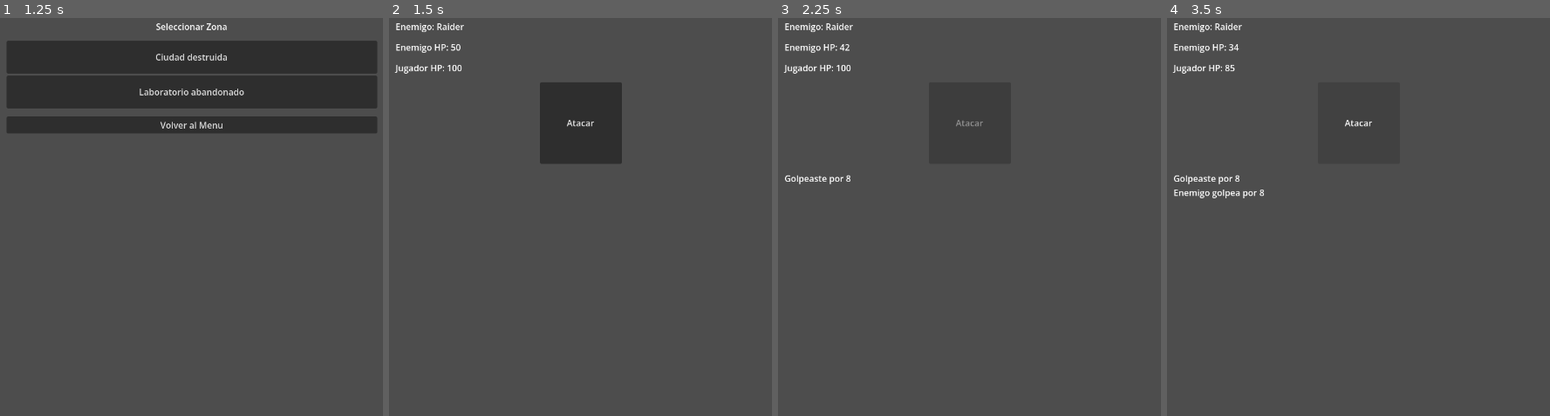
Above: before the commit, frames 1-4 (left to right).
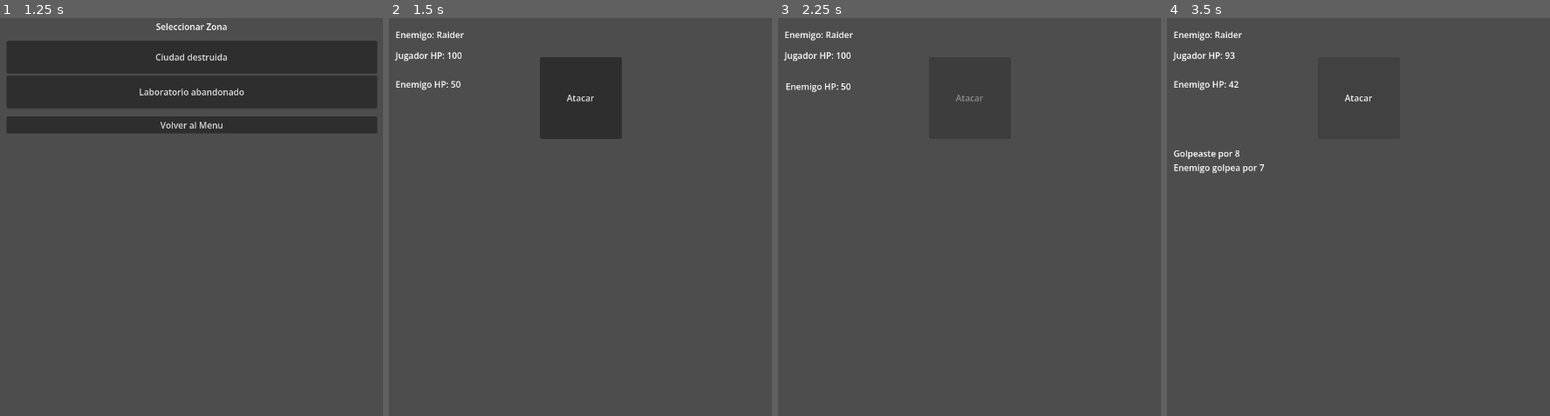
Above: after the commit, the same moments.

Repository: MirandaFrancoCBA/apocalypsheep
Game: Godot game, scene res://scenes/main_menu.tscn
Two runs of this game, one before a commit and one after it. Both use one fixed random seed, a clock stepped at 60 frames per second and the inputs below.
Inputs (mouse positions are in pixels of both pictures, inside the frame that each line leads up to):
- Up to frame 1 (1.25 s): click "JUGAR" at 0.5 s
- Up to frame 2 (1.5 s): click "Ciudad destruida" at 1.25 s
- Up to frame 3 (2.25 s): click "Atacar" at 2 s
- Up to frame 4 (3.5 s): click (1358, 121) at 2.75 s, where only the run before the commit has a clickable "Atacar"

Frame 1 is identical in both runs. In frame 2, 3.8% of the frame differs, in the area x 1-61%, y 1-37%; in frame 3, 1.2%; in frame 4, 1.8%.

Commit message:
Feat: hp colors

Diff:
--- a/scenes/combat_screen.tscn
+++ b/scenes/combat_screen.tscn
@@ -27,14 +27,26 @@
 layout_mode = 2
 theme_override_constants/separation = 15
 
+[node name="PlayerContainer" type="Control" parent="MarginContainer/VBoxContainer" unique_id=1197238035]
+layout_mode = 2
+
+[node name="LabelPlayerHP" type="Label" parent="MarginContainer/VBoxContainer/PlayerContainer" unique_id=1411385085]
+layout_mode = 0
+offset_top = 53.0
+offset_right = 680.0
+offset_bottom = 76.0
+
 [node name="LabelEnemy" type="Label" parent="MarginContainer/VBoxContainer" unique_id=2073394795]
 layout_mode = 2
 
-[node name="LabelEnemyHP" type="Label" parent="MarginContainer/VBoxContainer" unique_id=1800026567]
+[node name="EnemyContainer" type="Control" parent="MarginContainer/VBoxContainer" unique_id=1831012932]
 layout_mode = 2
 
-[node name="LabelPlayerHP" type="Label" parent="MarginContainer/VBoxContainer" unique_id=1411385085]
-layout_mode = 2
+[node name="LabelEnemyHP" type="Label" parent="MarginContainer/VBoxContainer/EnemyContainer" unique_id=1800026567]
+layout_mode = 0
+offset_top = 53.0
+offset_right = 680.0
+offset_bottom = 76.0
 
 [node name="ButtonAttack" type="Button" parent="MarginContainer/VBoxContainer" unique_id=1997688783]
 custom_minimum_size = Vector2(150, 150)
--- a/scripts/ui/combat_screen.gd
+++ b/scripts/ui/combat_screen.gd
@@ -2,10 +2,12 @@
 extends Control
 
 @onready var label_enemy      = $MarginContainer/VBoxContainer/LabelEnemy
-@onready var label_enemy_hp   = $MarginContainer/VBoxContainer/LabelEnemyHP
-@onready var label_player_hp  = $MarginContainer/VBoxContainer/LabelPlayerHP
+@onready var label_enemy_hp   = $MarginContainer/VBoxContainer/EnemyContainer/LabelEnemyHP
+@onready var label_player_hp  = $MarginContainer/VBoxContainer/PlayerContainer/LabelPlayerHP
 @onready var button_attack    = $MarginContainer/VBoxContainer/ButtonAttack
 @onready var label_result     = $MarginContainer/VBoxContainer/LabelResult
+@onready var player_container = $MarginContainer/VBoxContainer/PlayerContainer
+@onready var enemy_container  = $MarginContainer/VBoxContainer/EnemyContainer
 
 var player
 var enemy
@@ -52,6 +54,12 @@
 	# 🗡️ jugador ataca
 	var result = combat_system.player_attack(player, enemy)
 
+	await _flash(enemy_container, Color.RED)
+	await _shake(enemy_container)
+
+	if result["is_crit"]:
+		await _flash(enemy_container, Color.YELLOW)
+
 	var text = "Golpeaste por " + str(result["damage"])
 
 	if result["is_crit"]:
@@ -69,6 +77,12 @@
 
 	# 👾 enemigo ataca
 	result = combat_system.enemy_attack(player, enemy)
+
+	await _flash(player_container, Color.RED)
+	await _shake(player_container)
+
+	if result["is_crit"]:
+		await _flash(player_container, Color.YELLOW)
 
 	var enemy_text = "Enemigo golpea por " + str(result["damage"])
 
@@ -134,3 +148,23 @@
 
 	var random_item_data = data.pick_random()
 	return Item.from_dict(random_item_data)
+
+func _flash(node: Control, color: Color) -> void:
+	var original = node.modulate
+
+	node.modulate = color
+
+	await get_tree().create_timer(0.1).timeout
+
+	node.modulate = original
+
+func _shake(node: Control) -> void:
+	var original_pos = node.position
+
+	for i in range(5):
+		node.position.x += randi_range(-5, 5)
+		node.position.y += randi_range(-5, 5)
+
+		await get_tree().create_timer(0.02).timeout
+
+	node.position = original_pos
